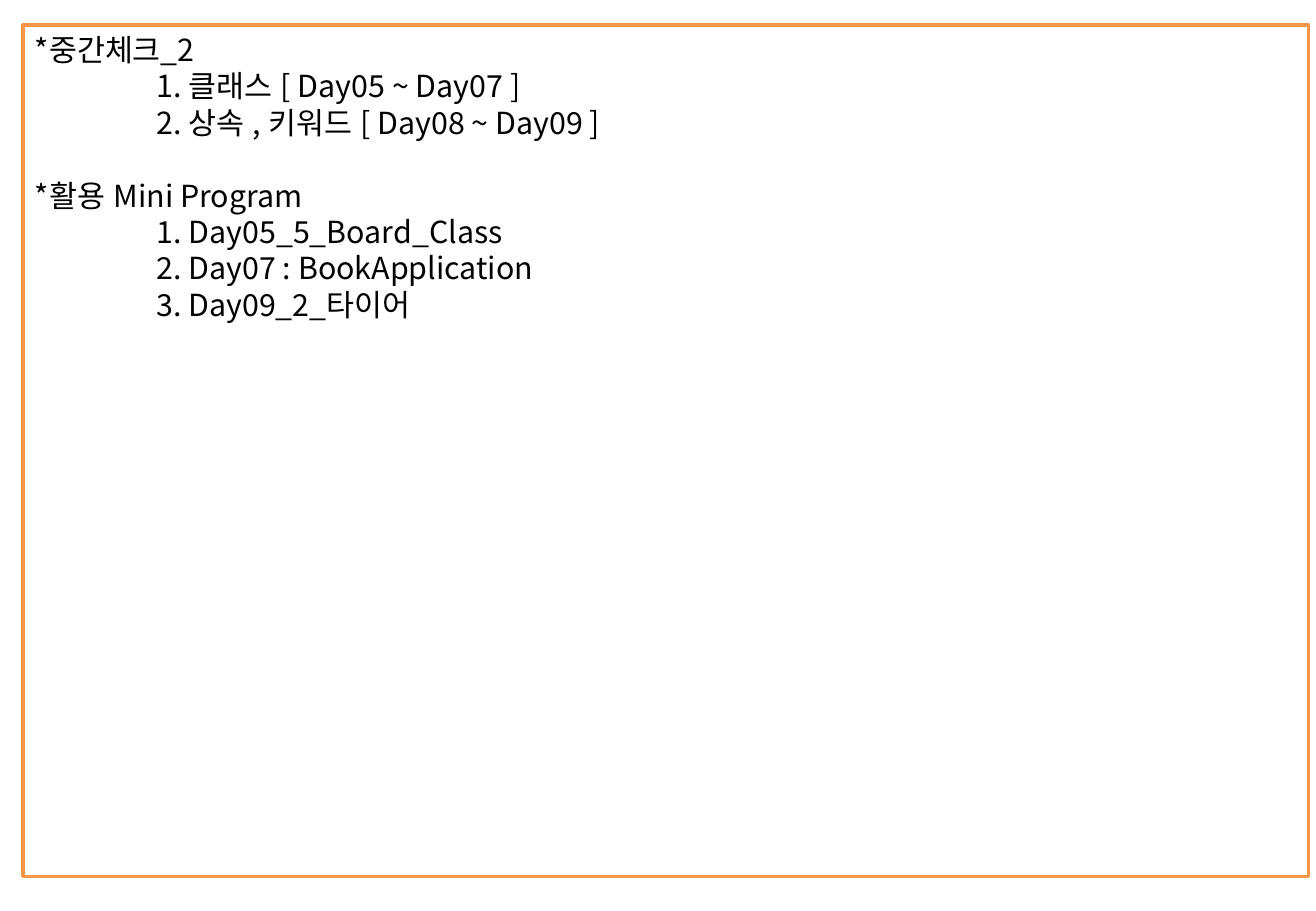
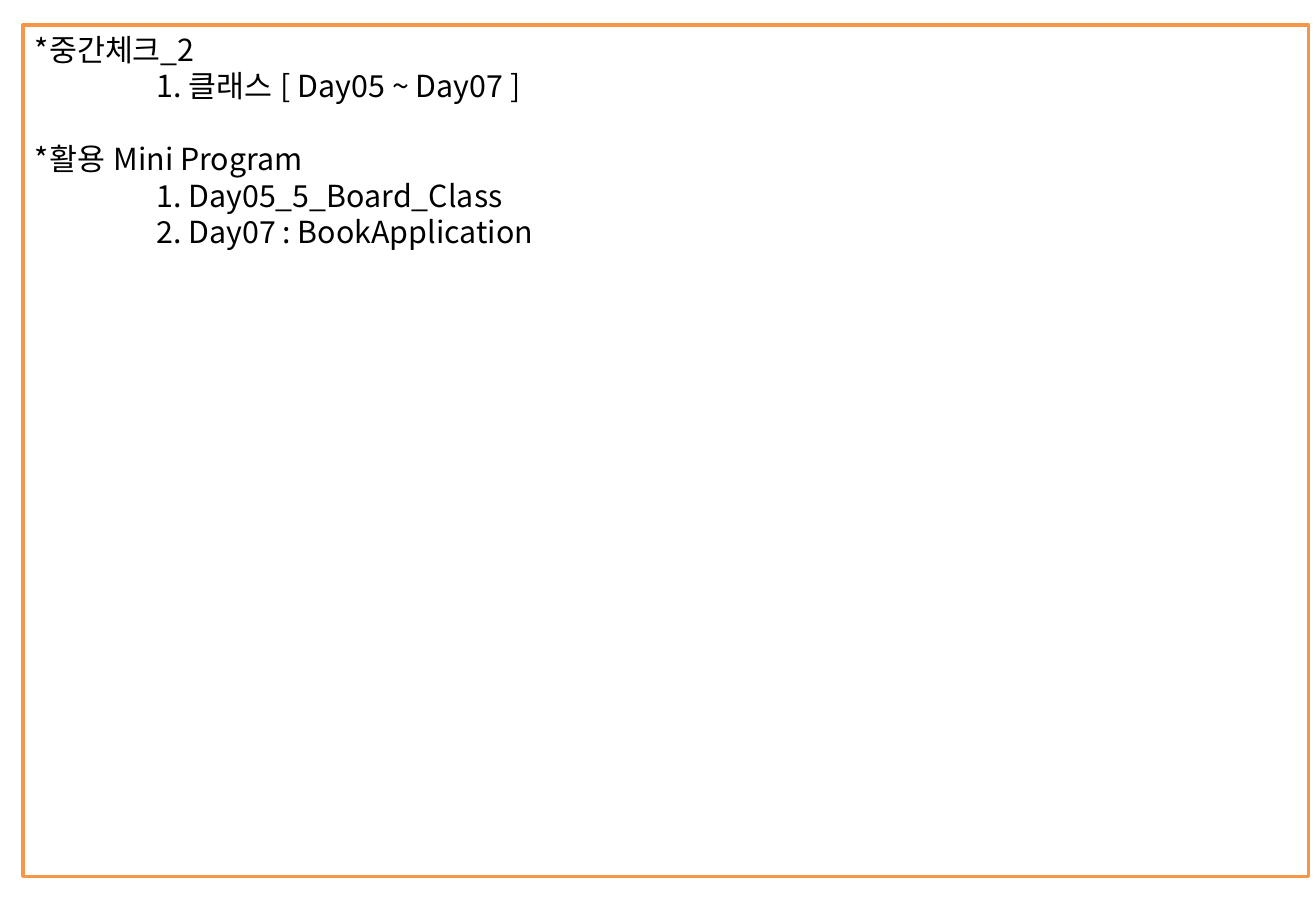
Before and after one commit to kth0027/ezen_kth, a slide deck: slide 12 of Study_Revise/JAVA-PPT/JAVA정리.pptx (slide 21 before the commit). Drawn at 1316x911 pixels with LibreOffice and Linux fonts; fonts in the diff are those of the drawing. Boxes give left, top, right and bottom in pixels: in the first picture for what was removed or moved away, otherwise in the second. Text is boxed around its words. In the diff, an @@ line names an element or a change of style, - is before the commit and + after.

Commit message:
123

```diff
--- a/Study_Revise/JAVA-PPT/JAVA정리.pptx
+++ b/Study_Revise/JAVA-PPT/JAVA정리.pptx
@@ text in rectangle at (x1=156, y1=103, x2=582, y2=141): paragraph removed @@
-2. 상속 , 키워드 [ Day08 ~ Day09 ]
@@ text in rectangle at (x1=156, y1=285, x2=410, y2=323): paragraph removed @@
-3. Day09_2_타이어
```
Also in this commit, not shown: 2 other slides changed, 15 slides removed.
